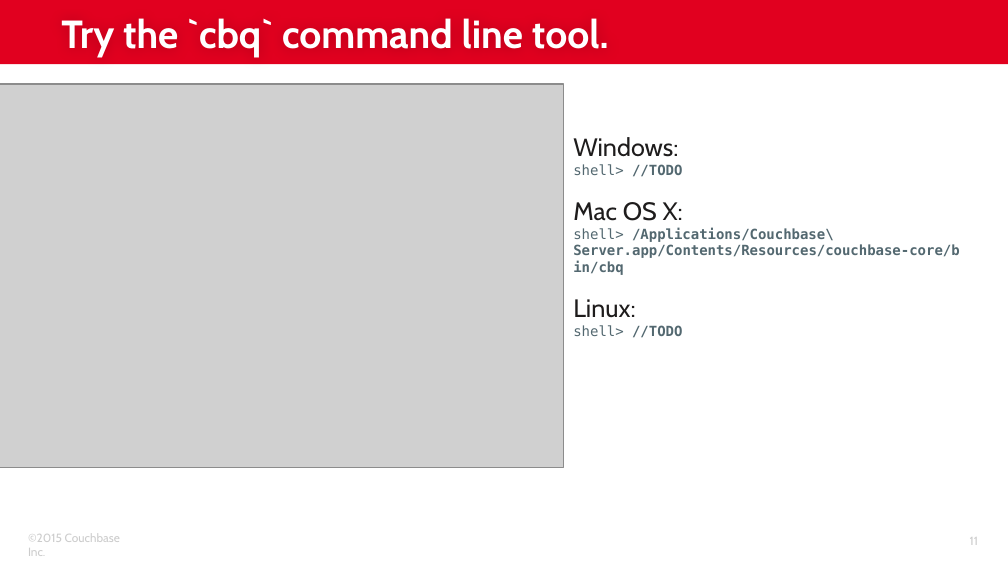
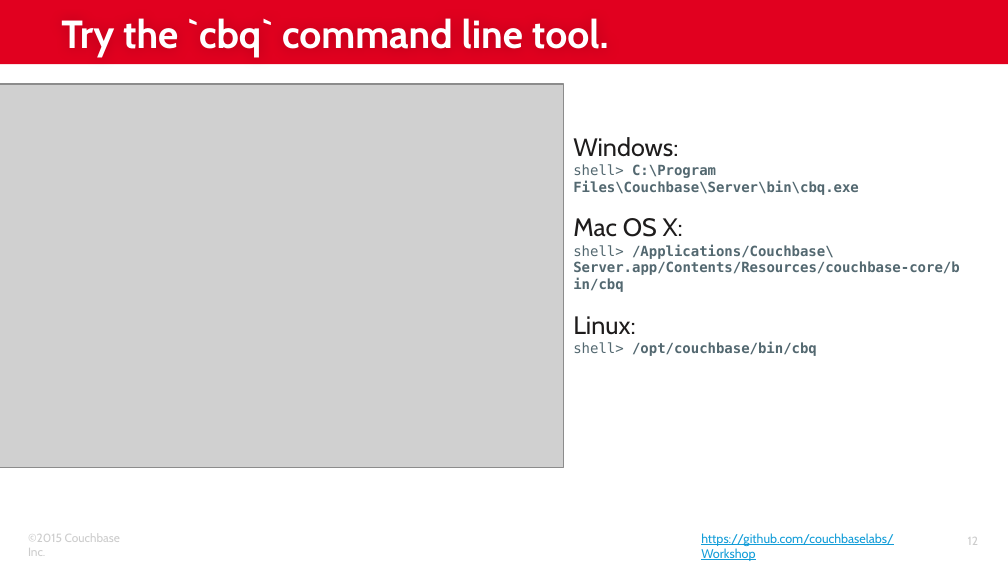
Before and after one commit to subalakr/workshop, a slide deck: slide 12 of server/presentations/02_Lab_Setup.pptx (slide 11 before the commit). Drawn at 1008x567 pixels with LibreOffice and Linux fonts; fonts in the diff are those of the drawing; grey boxes stand for pictures; background and template pictures are left out. Boxes give left, top, right and bottom in pixels: in the first picture for what was removed or moved away, otherwise in the second. Text is boxed around its words. In the diff, an @@ line names an element or a change of style, - is before the commit and + after.

```diff
--- a/server/presentations/02_Lab_Setup.pptx
+++ b/server/presentations/02_Lab_Setup.pptx
@@ text at box(573, 164, 859, 195): text changed; bold on @@
-shell> //TODO
+shell> C:\Program Files\Couchbase\Server\bin\cbq.exe
@@ text at box(573, 342, 817, 356): text changed; bold on @@
-shell> //TODO
+shell> /opt/couchbase/bin/cbq
@@ text added at box(701, 533, 894, 561), 9 pt, text #129DD8, underline @@
+https://github.com/couchbaselabs/Workshop
@@ page number at box(968, 537, 978, 545): text changed @@
-11
+12
```
Also in this commit, not shown: 12 other slides changed, 1 slide added.
